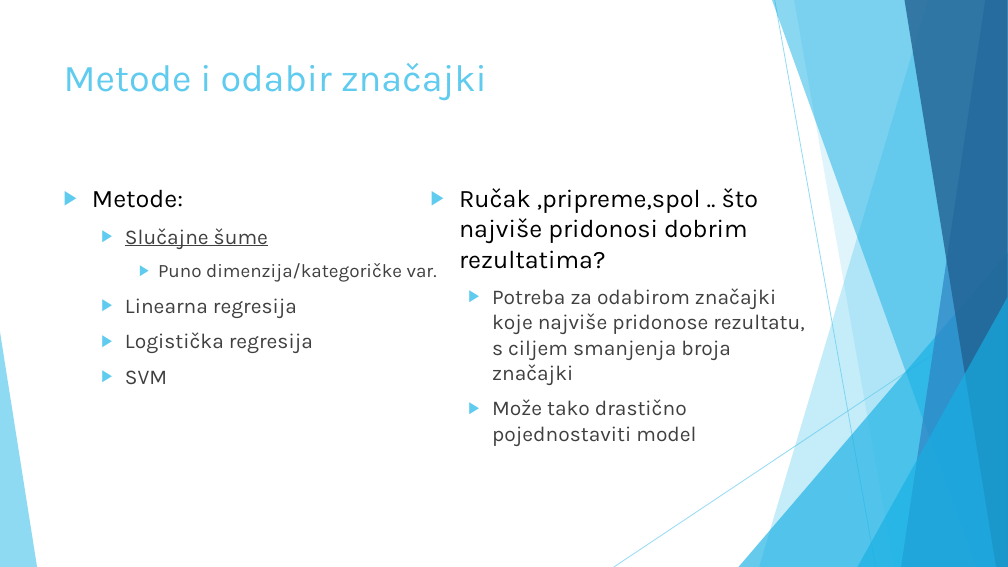
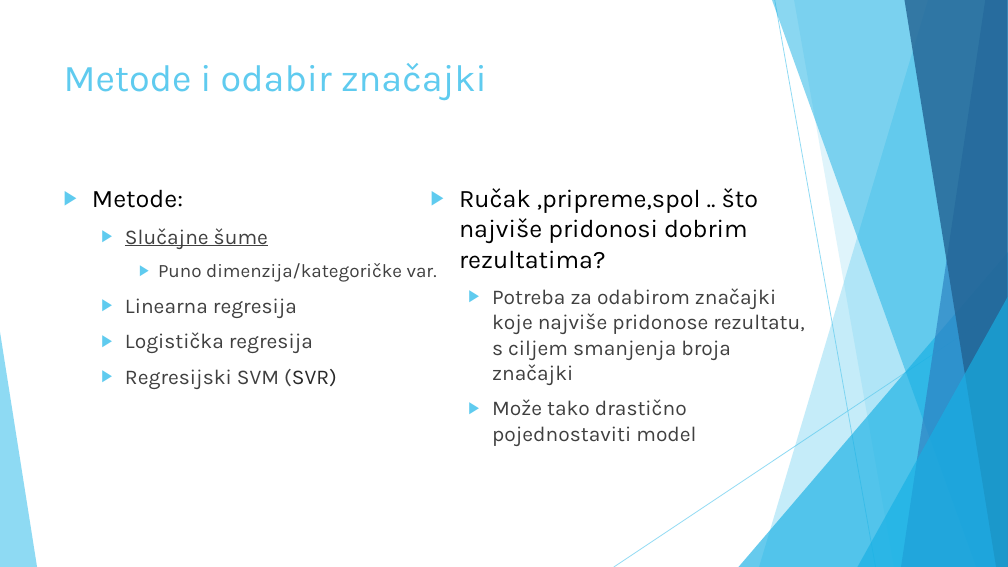
Before and after one commit to mikocij/SUprojekt, a slide deck: slide 5 of Prezentacija prijedlog.pptx. Drawn at 1008x567 pixels with LibreOffice and Linux fonts; fonts in the diff are those of the drawing. Boxes give left, top, right and bottom in pixels: in the first picture for what was removed or moved away, otherwise in the second. Text is boxed around its words. In the diff, an @@ line names an element or a change of style, - is before the commit and + after.

Commit message:
prez fix

```diff
--- a/Prezentacija prijedlog.pptx
+++ b/Prezentacija prijedlog.pptx
@@ text at (125, 369, 337, 389): text changed @@
-  ▶ SVM
+  ▶ Regresijski SVM (SVR)
```
